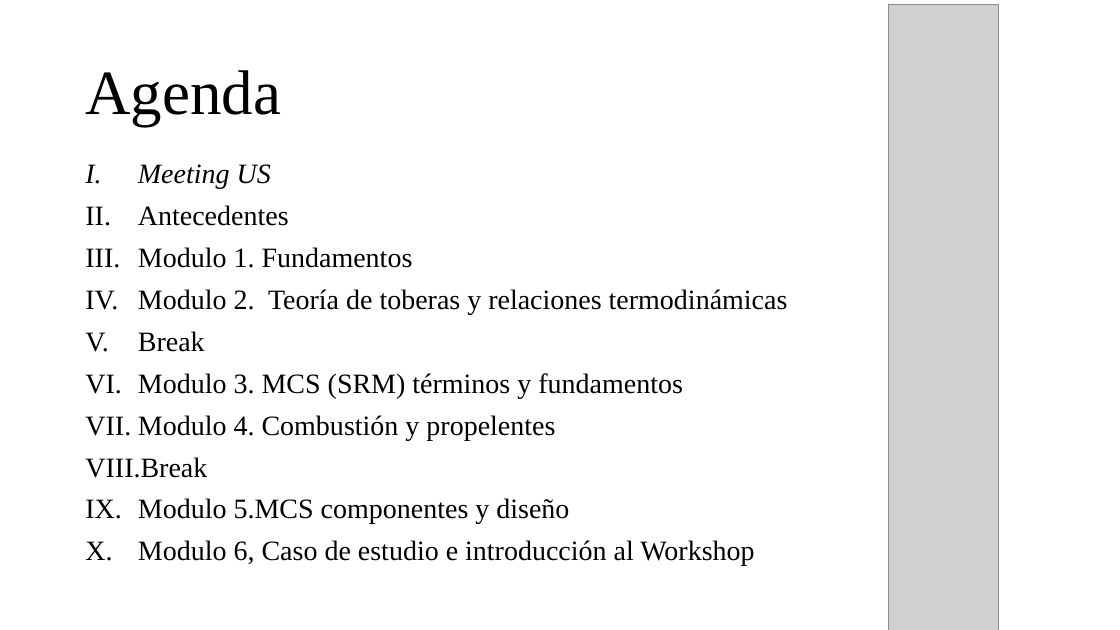
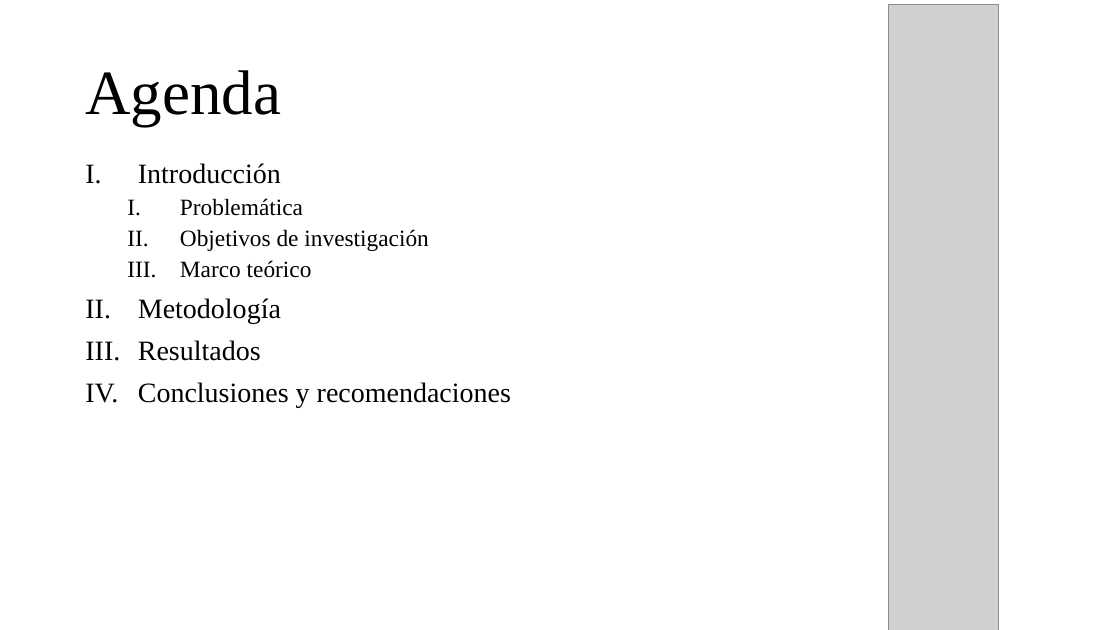
Before and after one commit to Archimedean2345/The-thermal-repository, a slide deck: slide 2 of PIAE2-Presentacion Tecnica.pptx. Drawn at 1120x630 pixels with LibreOffice and Linux fonts; fonts in the diff are those of the drawing; grey boxes stand for pictures. Boxes give left, top, right and bottom in pixels: in the first picture for what was removed or moved away, otherwise in the second. Text is boxed around its words. In the diff, an @@ line names an element or a change of style, - is before the commit and + after.

Commit message:
Update assembly, case model, and technical presentation
Modified SolidWorks assembly and case part files, as well as the technical presentation. Changes may include design updates or corrections to the models and presentation content.

```diff
--- a/PIAE2-Presentacion Tecnica.pptx
+++ b/PIAE2-Presentacion Tecnica.pptx
@@ text at <box>138,163,511,408</box>: text changed @@
-I. Meeting US
-II. Antecedentes
-III. Modulo 1. Fundamentos
-IV. Modulo 2. Teoría de toberas y relaciones termodinámicas
-V. Break
-VI. Modulo 3. MCS (SRM) términos y fundamentos
-VII. Modulo 4. Combustión y propelentes
-VIII. Break
-IX. Modulo 5.MCS componentes y diseño
-X. Modulo 6, Caso de estudio e introducción al Workshop
+I. Introducción
+  I. Problemática
+  II. Objetivos de investigación
+  III. Marco teórico
+II. Metodología
+III. Resultados
+IV. Conclusiones y recomendaciones
```
Also in this commit, not shown: 3 other slides changed, 4 slides added, 2 other files.
